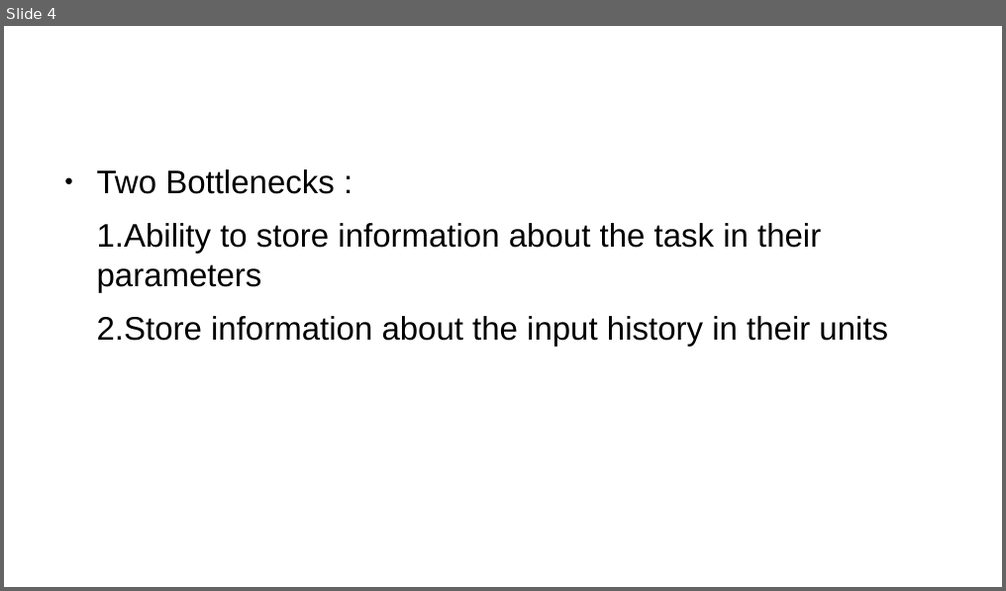
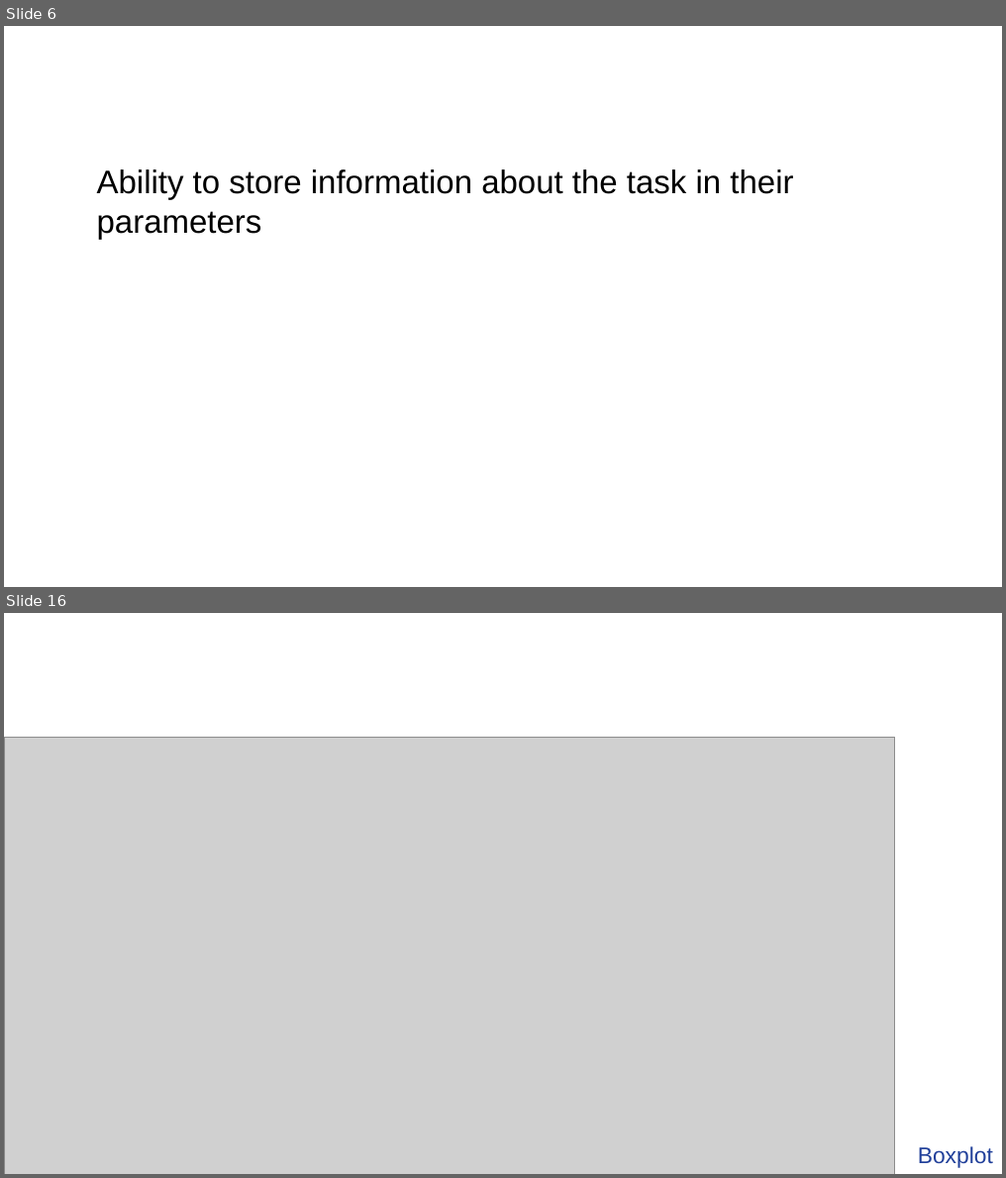
Before and after one commit to Lu-Yi-Hsun/home, a slide deck: docs/Machine Learning/Neural Networks/RNN/paper/2017 CAPACITY ANDTRAINABILITY INR ECURRENT NEURALN ETWORKS.odp. Shown one above the other, each under a label of ours: slide 4 before the commit, slides 6 and 16 after it; the slides between them are not shown. The pictures are 1006x591 and 1006x1178 pixels, drawn with LibreOffice and Linux fonts; fonts in the diff are those of the drawing; grey boxes stand for pictures; background and template pictures are left out. Boxes give left, top, right and bottom in pixels: in the first picture for what was removed or moved away, otherwise in the second. Text is boxed around its words. In the diff, an @@ line names an element or a change of style, - is before the commit and + after.

```diff
--- a/docs/Machine Learning/Neural Networks/RNN/paper/2017 CAPACITY ANDTRAINABILITY INR ECURRENT NEURALN ETWORKS.odp
+++ b/docs/Machine Learning/Neural Networks/RNN/paper/2017 CAPACITY ANDTRAINABILITY INR ECURRENT NEURALN ETWORKS.odp
@@ slide 16 added at (4,613,1002,1174), background #FFFFFF @@
@@ title added at (54,635,749,727), 35.7 pt, text #FFFFFF @@
+Trainability實驗結果(Figure 5 a.-b.)
@@ picture added at (4,737,895,1174) @@
@@ text added at (918,1147,993,1168), 18 pt, text #21409A @@
+Boxplot
@@ what was slide 4 is now slide 6 @@
@@ slide 6 changed as well @@
@@ text at (97,170,793,240): text changed @@
-● Two Bottlenecks :
-1.Ability to store information about the task in their parameters
-2.Store information about the input history in their units
+Ability to store information about the task in their parameters
```
Also in this commit, not shown: 3 other slides changed, 12 other slides added, 32 other files.
